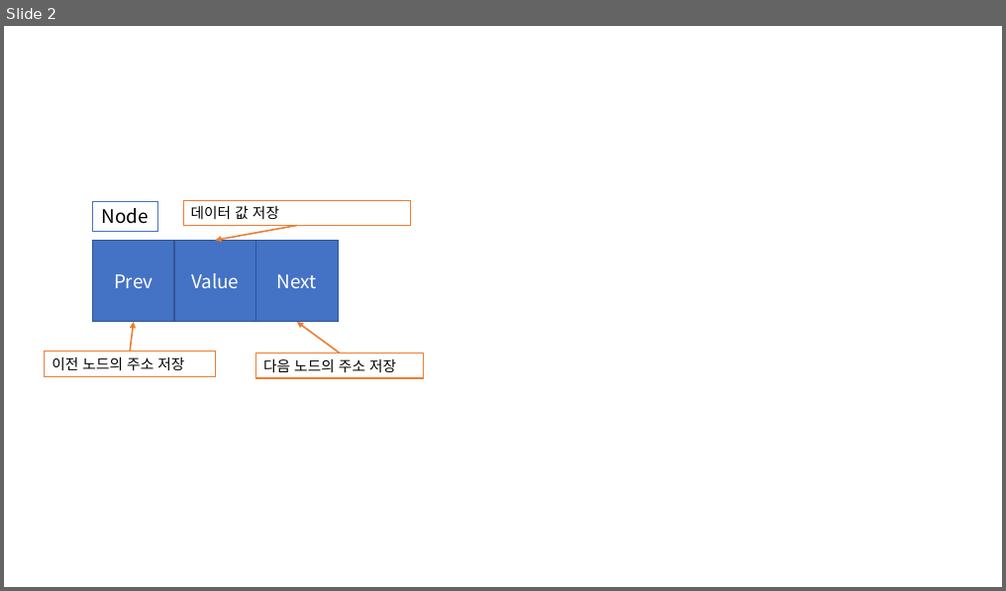
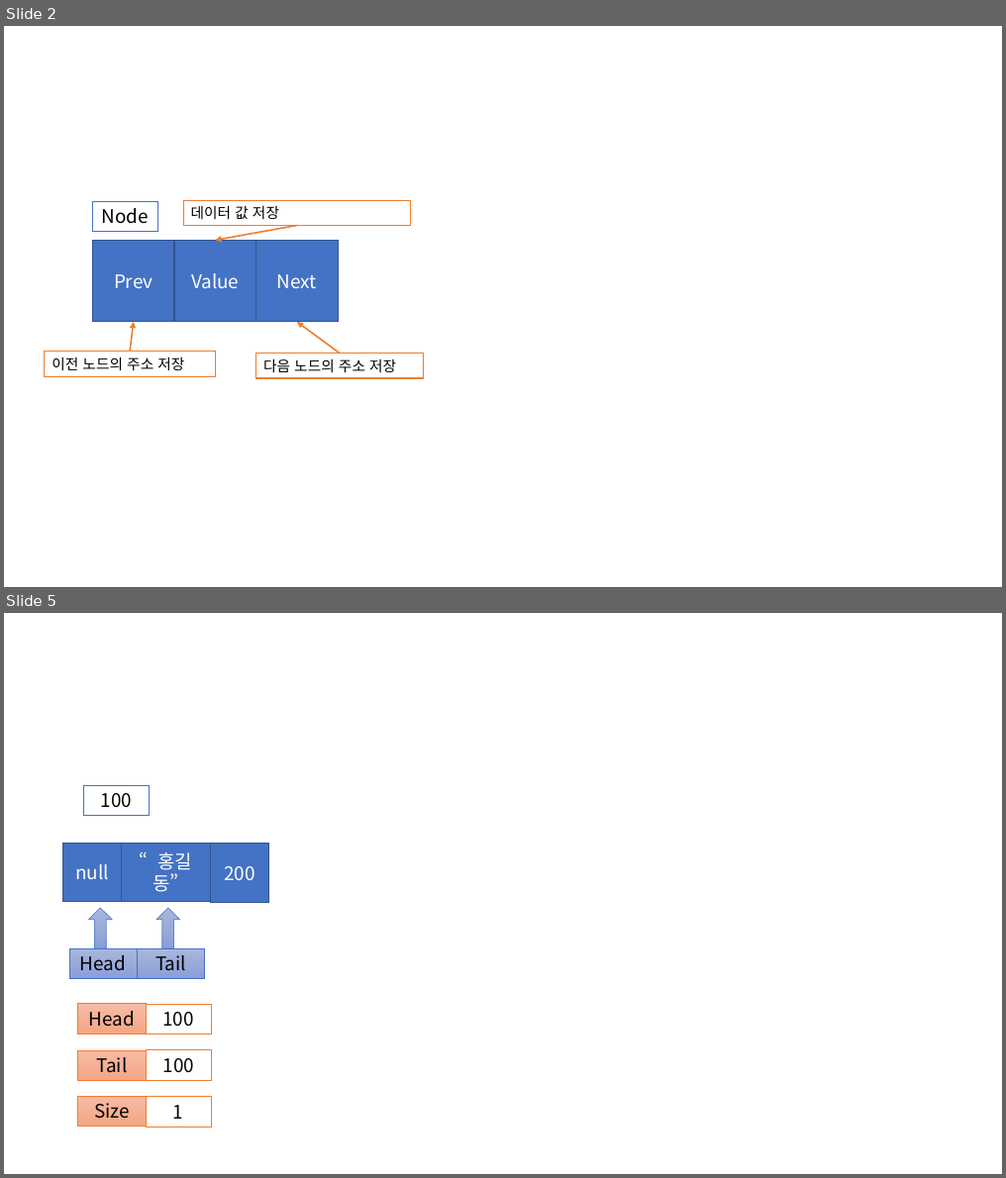
Before and after one commit to Dingadung/2022-study-workspace, a slide deck: study-note/자바/2022-08-01 내용정리 .pptx. Shown one above the other, each under a label of ours: slide 2 before the commit, slides 2 and 5 after it; the slides between them are not shown. The pictures are 1006x591 and 1006x1178 pixels, drawn with LibreOffice and Linux fonts; fonts in the diff are those of the drawing. Boxes give left, top, right and bottom in pixels: in the first picture for what was removed or moved away, otherwise in the second. Text is boxed around its words. In the diff, an @@ line names an element or a change of style, - is before the commit and + after.

```diff
--- a/study-note/자바/2022-08-01 내용정리 .pptx
+++ b/study-note/자바/2022-08-01 내용정리 .pptx
@@ slide 5 added at (4, 613, 1002, 1174), background #FFFFFF @@
@@ rectangle added at (83, 786, 149, 816), fill #FFFFFF, outline #4472C4 1 pt, 18 pt, text #000000 @@
+100
@@ rectangle added at (62, 843, 122, 902), fill #4472C4, outline #325491 1 pt, 18 pt, text #FFFFFF @@
+null
@@ rectangle added at (122, 843, 210, 902), fill #4472C4, outline #325491 1 pt, 18 pt, text #FFFFFF @@
+“홍길동”
@@ rectangle added at (211, 844, 269, 903), fill #4472C4, outline #325491 1 pt, 18 pt, text #FFFFFF @@
+200
@@ up arrow added at (88, 908, 112, 949), fill gradient #A8B7DF to #9AABD9 to #889ED7, outline #4472C4 0.5 pt @@
@@ up arrow added at (156, 908, 180, 949), fill gradient #A8B7DF to #9AABD9 to #889ED7, outline #4472C4 0.5 pt @@
@@ rectangle added at (69, 949, 138, 978), fill gradient #A8B7DF to #9AABD9 to #889ED7, outline #4472C4 0.5 pt, 18 pt, text #000000 @@
+Head
@@ rectangle added at (138, 949, 205, 978), fill gradient #A8B7DF to #9AABD9 to #889ED7, outline #4472C4 0.5 pt, 18 pt, text #000000 @@
+Tail
@@ rectangle added at (78, 1004, 147, 1034), fill gradient #F7BDA5 to #F5B196 to #F8A582, outline #ED7D31 0.5 pt, 18 pt, text #000000 @@
+Head
@@ rectangle added at (146, 1004, 211, 1035), fill #FFFFFF, outline #ED7D31 1 pt, 18 pt, text #000000 @@
+100
@@ rectangle added at (78, 1051, 147, 1081), fill gradient #F7BDA5 to #F5B196 to #F8A582, outline #ED7D31 0.5 pt, 18 pt, text #000000 @@
+Tail
@@ rectangle added at (147, 1051, 211, 1081), fill #FFFFFF, outline #ED7D31 1 pt, 18 pt, text #000000 @@
+100
@@ rectangle added at (78, 1096, 147, 1127), fill gradient #F7BDA5 to #F5B196 to #F8A582, outline #ED7D31 0.5 pt, 18 pt, text #000000 @@
+Size
@@ rectangle added at (146, 1096, 211, 1127), fill #FFFFFF, outline #ED7D31 1 pt, 18 pt, text #000000 @@
+1
```
Also in this commit, not shown: 2 slides changed, 6 other slides added, 4 other files.
